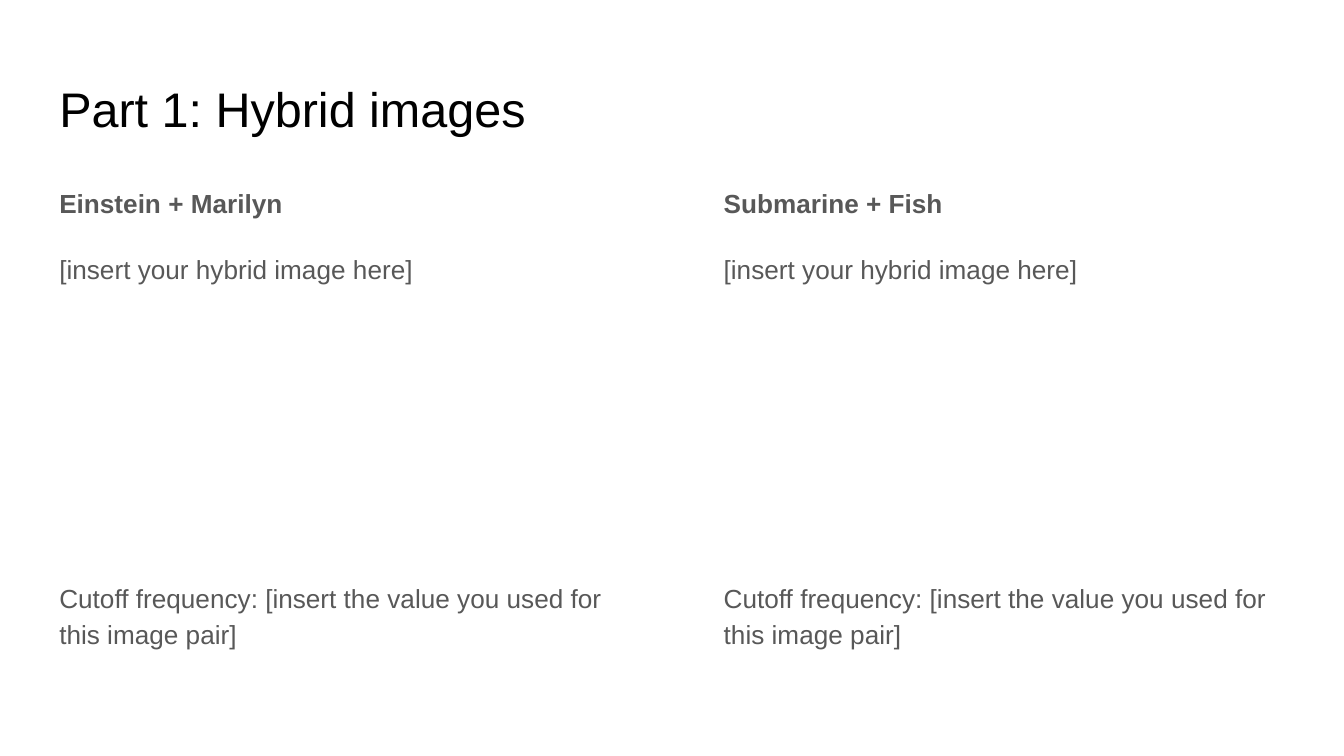
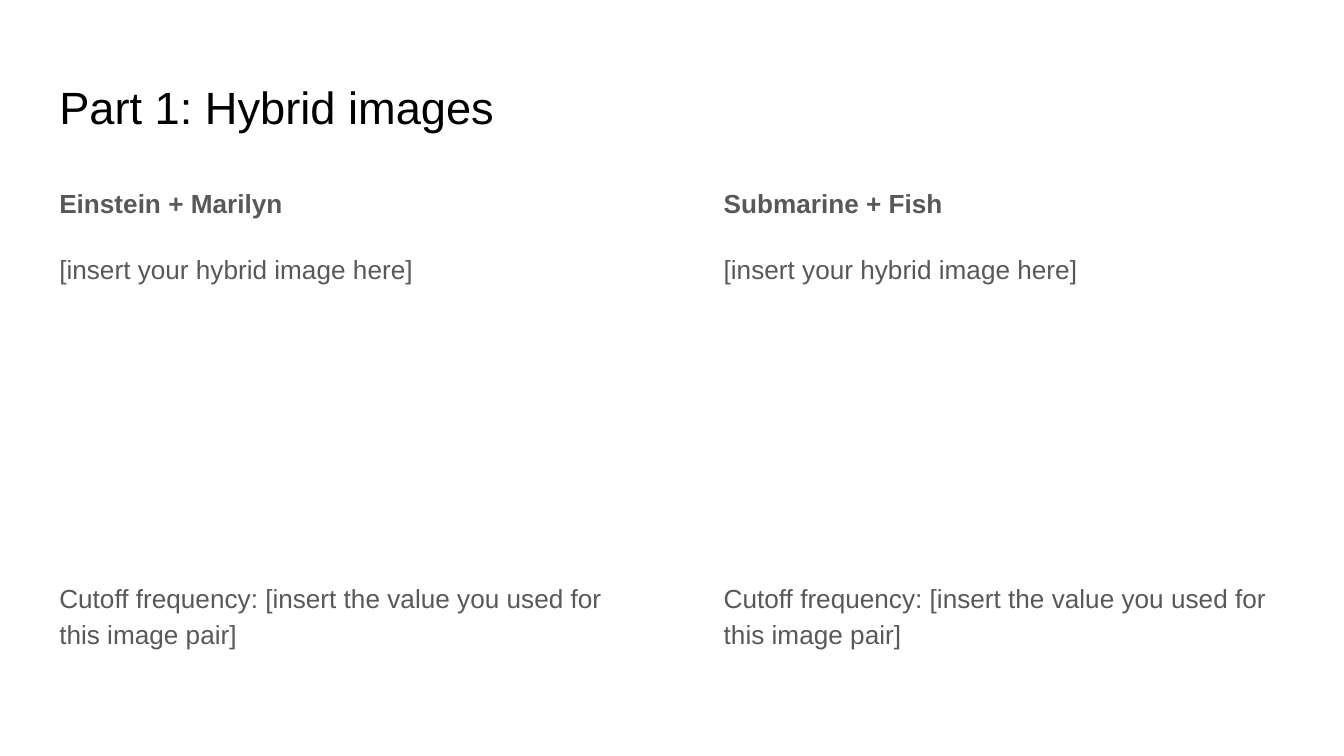
Before and after one commit to aashutoshav/Computer-Vision-Project-1, a slide deck: slide 7 of docs/report.pptx. Drawn at 1344x756 pixels with LibreOffice and Linux fonts; fonts in the diff are those of the drawing. Boxes give left, top, right and bottom in pixels: in the first picture for what was removed or moved away, otherwise in the second. Text is boxed around its words. In the diff, an @@ line names an element or a change of style, - is before the commit and + after.

```diff
--- a/docs/report.pptx
+++ b/docs/report.pptx
@@ title "Part 1: Hybrid images" at [59, 91, 494, 132]: size 26 to 24.2 pt @@
```
Also in this commit, not shown: 20 other slides changed.
